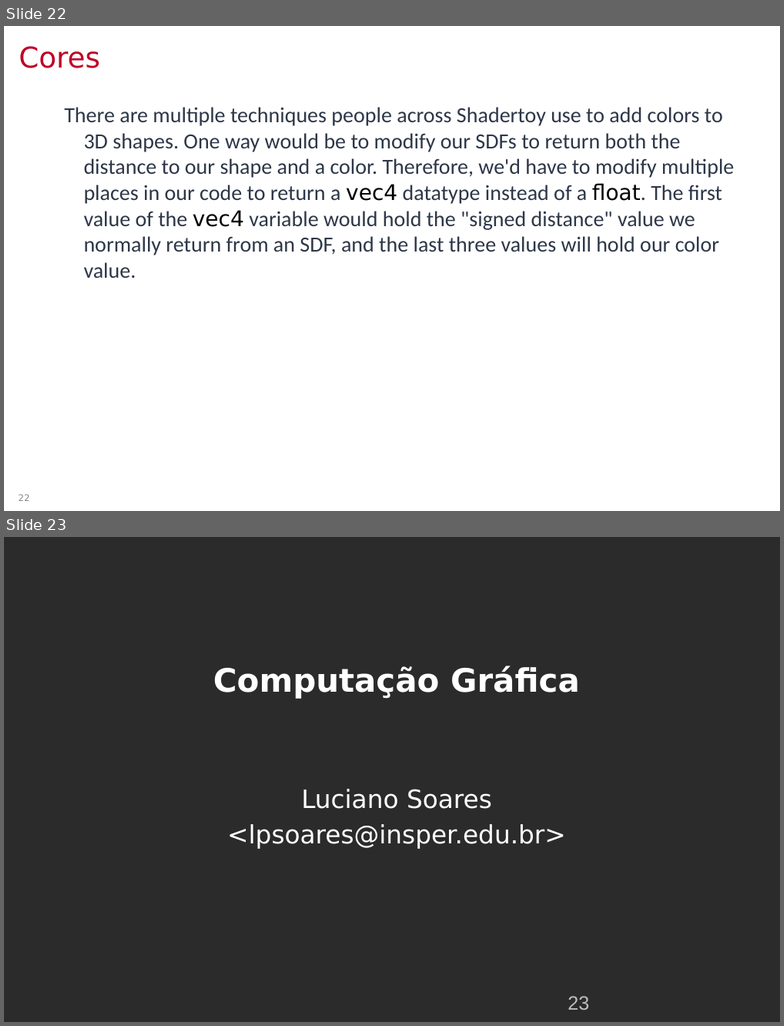
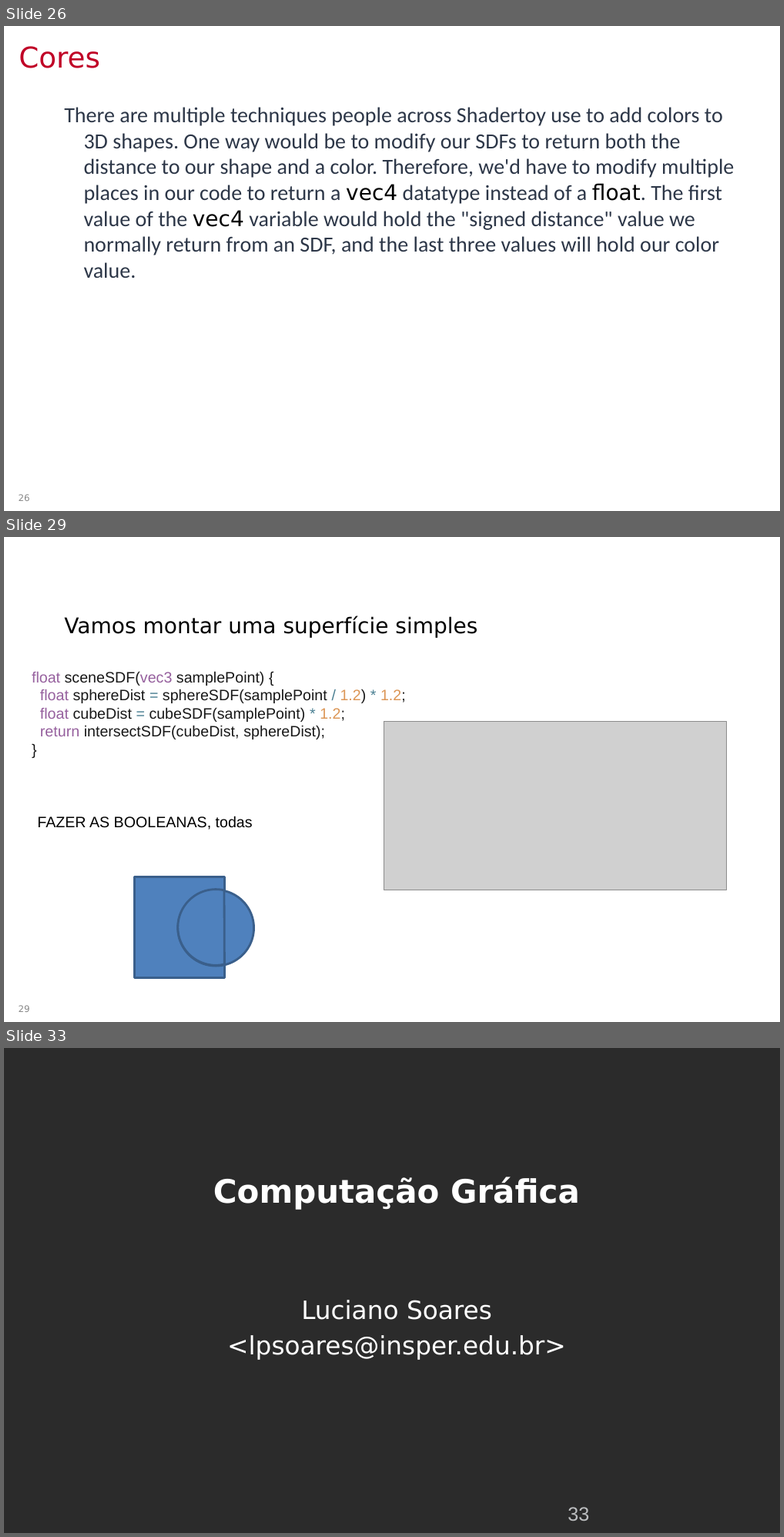
Before and after one commit to lpsoares/ComputacaoGrafica, a slide deck: content/aulas/23-ray_marching/aula23_ray_marching.pptx. Shown one above the other, each under a label of ours: slides 22 and 23 before the commit, slides 26, 29 and 33 after it; the slides between them are not shown. The pictures are 784x1026 and 784x1537 pixels, drawn with LibreOffice and Linux fonts; fonts in the diff are those of the drawing; grey boxes stand for pictures; background and template pictures are left out; a plain dark background stands for a picture behind light text. Boxes give left, top, right and bottom in pixels: in the first picture for what was removed or moved away, otherwise in the second. Text is boxed around its words. In the diff, an @@ line names an element or a change of style, - is before the commit and + after.

```diff
--- a/content/aulas/23-ray_marching/aula23_ray_marching.pptx
+++ b/content/aulas/23-ray_marching/aula23_ray_marching.pptx
@@ slide 29 added at bbox=[4, 537, 780, 1022], background #FFFFFF @@
@@ text added at bbox=[64, 616, 478, 638], 20 pt, text #000000 @@
+Vamos montar uma superfície simples
@@ text added at bbox=[32, 671, 406, 740], 14 pt, text #181818 @@
+float sceneSDF(vec3 samplePoint) {
+float sphereDist = sphereSDF(samplePoint / 1.2) * 1.2;
+float cubeDist = cubeSDF(samplePoint) * 1.2;
+return intersectSDF(cubeDist, sphereDist);
+}
@@ picture added at bbox=[384, 721, 726, 890] @@
@@ text added at bbox=[37, 816, 253, 830], 14 pt, text #000000 @@
+FAZER AS BOOLEANAS, todas
@@ rectangle added at bbox=[134, 877, 224, 978], fill #4F81BD, outline #3A5F8C 2 pt @@
@@ ellipse added at bbox=[178, 890, 254, 966], fill #4F81BD, outline #3A5F8C 2 pt @@
@@ chord (boxed as its full ellipse) added at bbox=[178, 890, 254, 965], fill #4F81BD, outline #3A5F8C 2 pt @@
@@ page number added at bbox=[19, 1005, 30, 1012], 8.3 pt, text #888888 @@
+29
@@ what was slide 22 is now slide 26 @@
@@ page number at bbox=[19, 494, 30, 501]: text changed @@
-22
+26
@@ what was slide 23 is now slide 33 @@
@@ page number at bbox=[568, 1507, 589, 1521]: text changed @@
-23
+33
```
Also in this commit, not shown: 1 slide changed, 9 other slides added, 4 other files.
